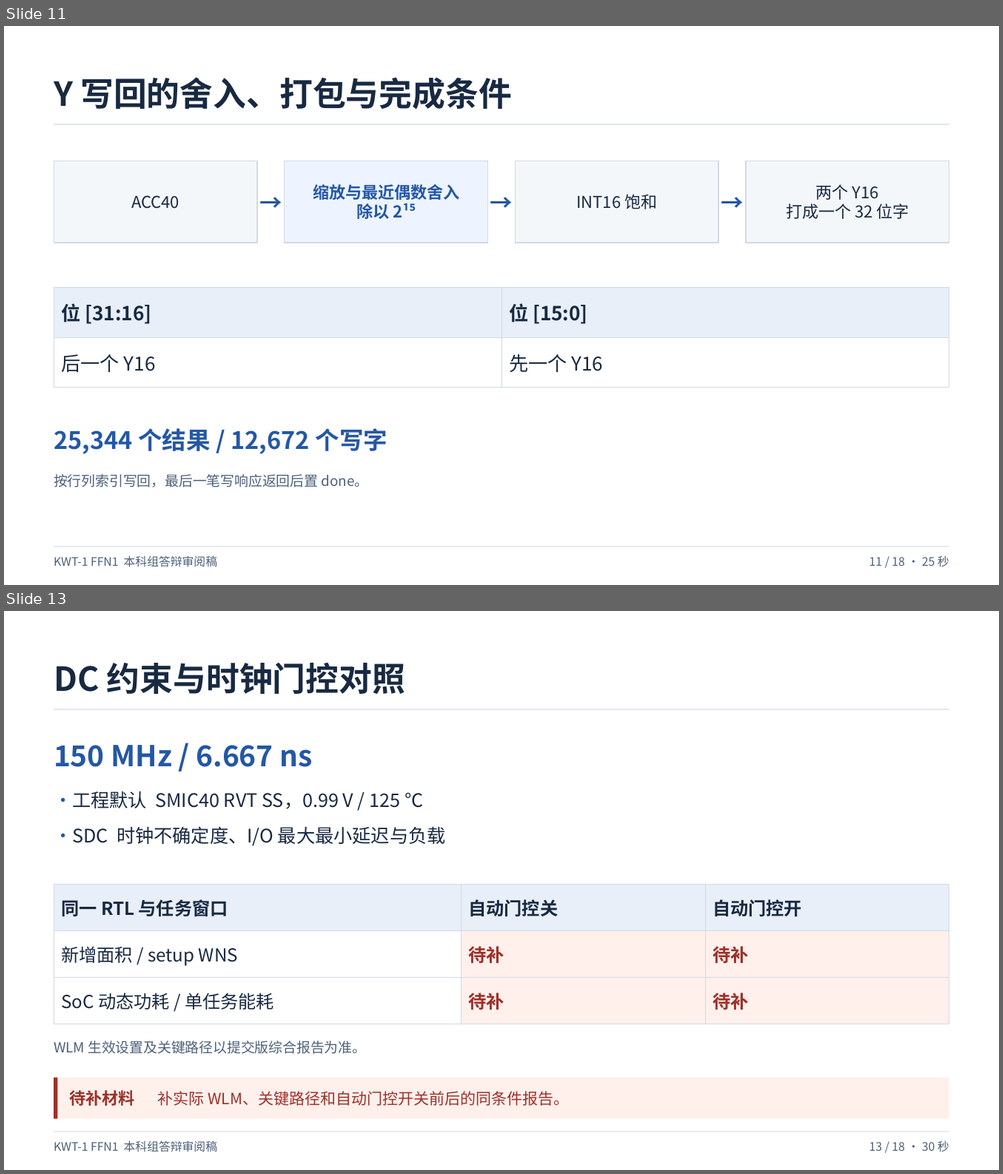
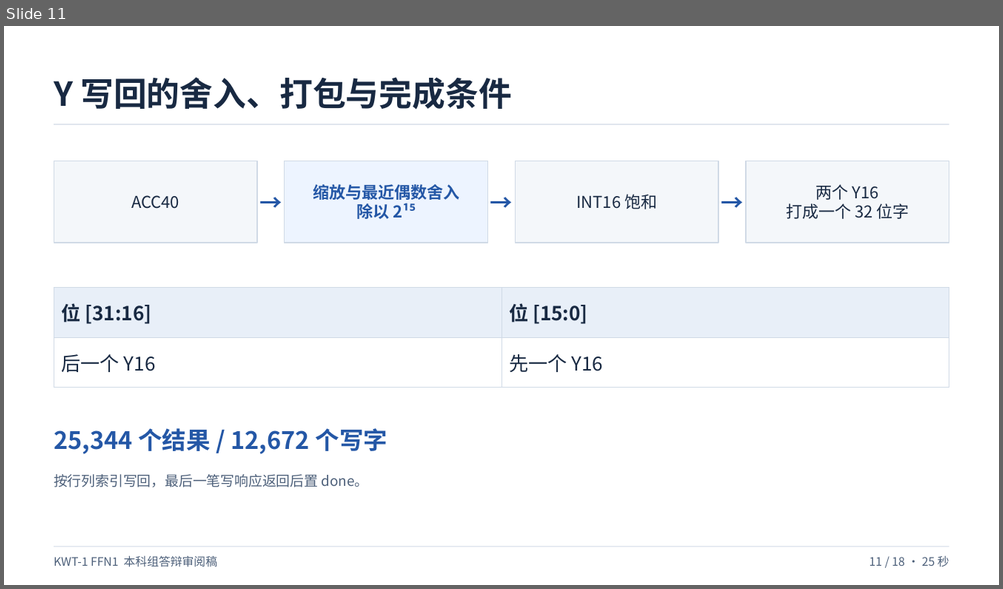
Before and after one commit to hhaxi/keyword_transfomer_accelerator, a slide deck: defense/本科组答辩审阅稿-第5页数据流_zxy.pptx. Shown one above the other, each under a label of ours: slides 11 and 13 before the commit, slide 11 after it; the slides between them are not shown. The pictures are 1003x1174 and 1003x589 pixels, drawn with LibreOffice and Linux fonts; fonts in the diff are those of the drawing. Boxes give left, top, right and bottom in pixels: in the first picture for what was removed or moved away, otherwise in the second. Text is boxed around its words. In the diff, an @@ line names an element or a change of style, - is before the commit and + after.

```diff
--- a/defense/本科组答辩审阅稿-第5页数据流_zxy.pptx
+++ b/defense/本科组答辩审阅稿-第5页数据流_zxy.pptx
@@ slide 13 removed at bbox=[4, 611, 999, 1170], background #FFFFFF @@
@@ text removed at bbox=[54, 663, 405, 694] @@
-DC 约束与时钟门控对照
@@ rectangle removed at bbox=[54, 709, 949, 709] @@
@@ text removed at bbox=[54, 745, 313, 767] @@
-150 MHz / 6.667 ns
@@ text removed at bbox=[54, 785, 68, 815] @@
-•
@@ text removed at bbox=[54, 792, 423, 809] @@
-工程默认 SMIC40 RVT SS，0.99 V / 125 ℃
@@ text removed at bbox=[54, 826, 446, 846] @@
-SDC 时钟不确定度、I/O 最大最小延迟与负载
@@ text removed at bbox=[54, 820, 68, 851] @@
-•
@@ table removed at bbox=[54, 885, 949, 1025], 3 rows, 3 columns @@
-同一 RTL 与任务窗口 | 自动门控关 | 自动门控开
-新增面积 / setup WNS | 待补 | 待补
-SoC 动态功耗 / 单任务能耗 | 待补 | 待补
@@ text removed at bbox=[54, 1041, 366, 1054] @@
-WLM 生效设置及关键路径以提交版综合报告为准。
@@ rectangle removed at bbox=[54, 1078, 949, 1119] @@
@@ rectangle removed at bbox=[54, 1078, 58, 1119] @@
@@ text removed at bbox=[69, 1091, 134, 1106] @@
-待补材料
@@ text removed at bbox=[158, 1091, 569, 1106] @@
-补实际 WLM、关键路径和自动门控开关前后的同条件报告。
@@ text removed at bbox=[54, 1141, 217, 1153] @@
-KWT-1 FFN1 本科组答辩审阅稿
@@ rectangle removed at bbox=[54, 1132, 949, 1133] @@
@@ text removed at bbox=[869, 1141, 949, 1152] @@
-13 / 18 · 30 秒
```
Also in this commit, not shown: 1 slide changed, 4 slides added, 2 other slides removed.
